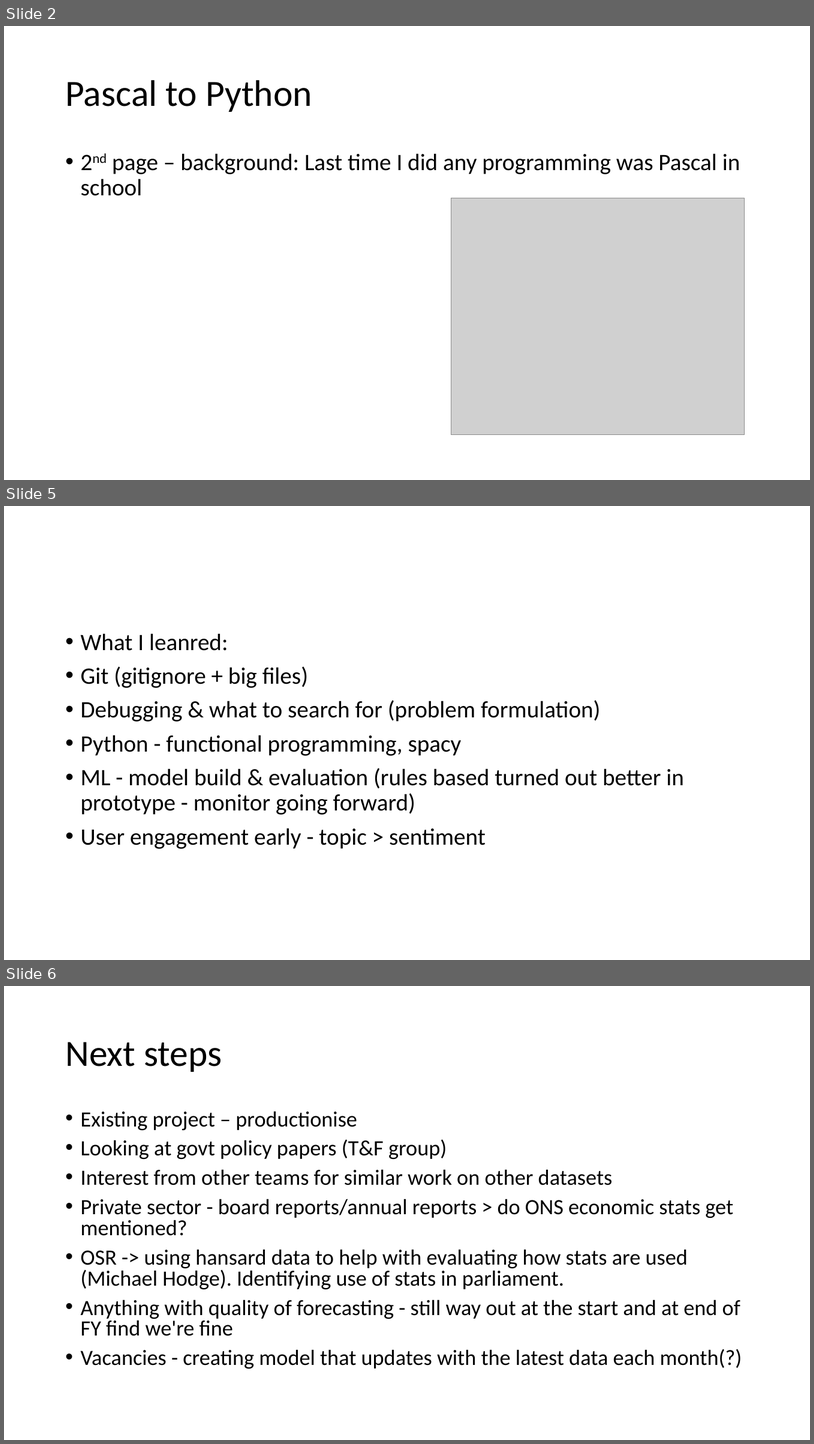
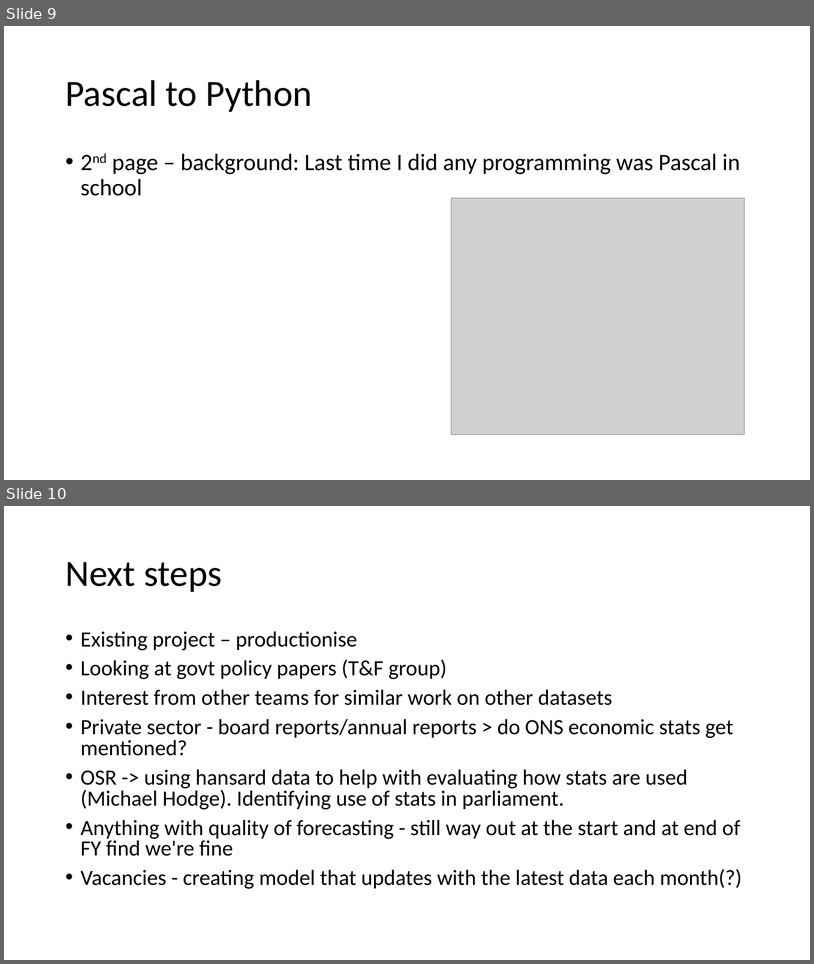
Before and after one commit to datasciencecampus/uk-parliament-stats, a slide deck: user-engagement/dsa-presentation.pptx. Shown one above the other, each under a label of ours: slides 2, 5 and 6 before the commit, slides 9 and 10 after it; the slides between them are not shown. The pictures are 814x1444 and 814x964 pixels, drawn with LibreOffice and Linux fonts; fonts in the diff are those of the drawing; grey boxes stand for pictures. Boxes give left, top, right and bottom in pixels: in the first picture for what was removed or moved away, otherwise in the second. Text is boxed around its words. In the diff, an @@ line names an element or a change of style, - is before the commit and + after.

```diff
--- a/user-engagement/dsa-presentation.pptx
+++ b/user-engagement/dsa-presentation.pptx
@@ slide 5 removed at box(4, 506, 810, 960), background #FFFFFF @@
@@ text removed at box(81, 633, 684, 849) @@
-• What I leanred:
-• Git (gitignore + big files)
-• Debugging & what to search for (problem formulation)
-• Python - functional programming, spacy
-• ML - model build & evaluation (rules based turned out better in prototype - monitor going forward)
-• User engagement early - topic > sentiment
@@ what was slide 2 is now slide 9 @@
@@ what was slide 6 is now slide 10 @@
```
Also in this commit, not shown: 8 slides added, 4 other slides removed, 1 other file.
